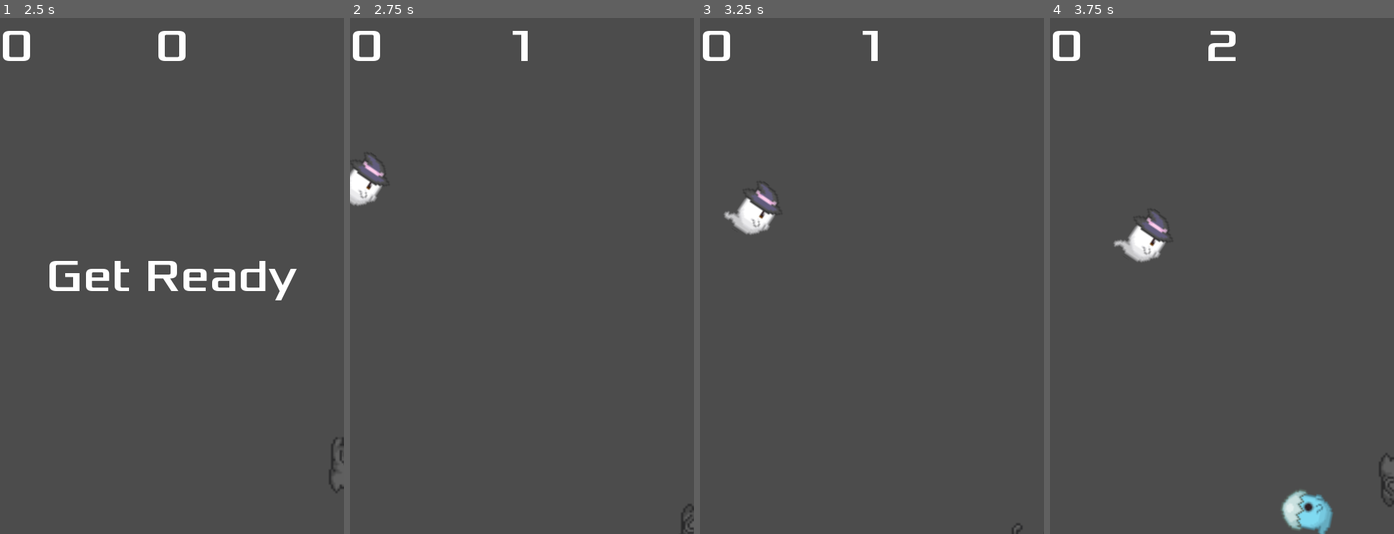
Above: before the commit, frames 1-4 (left to right).
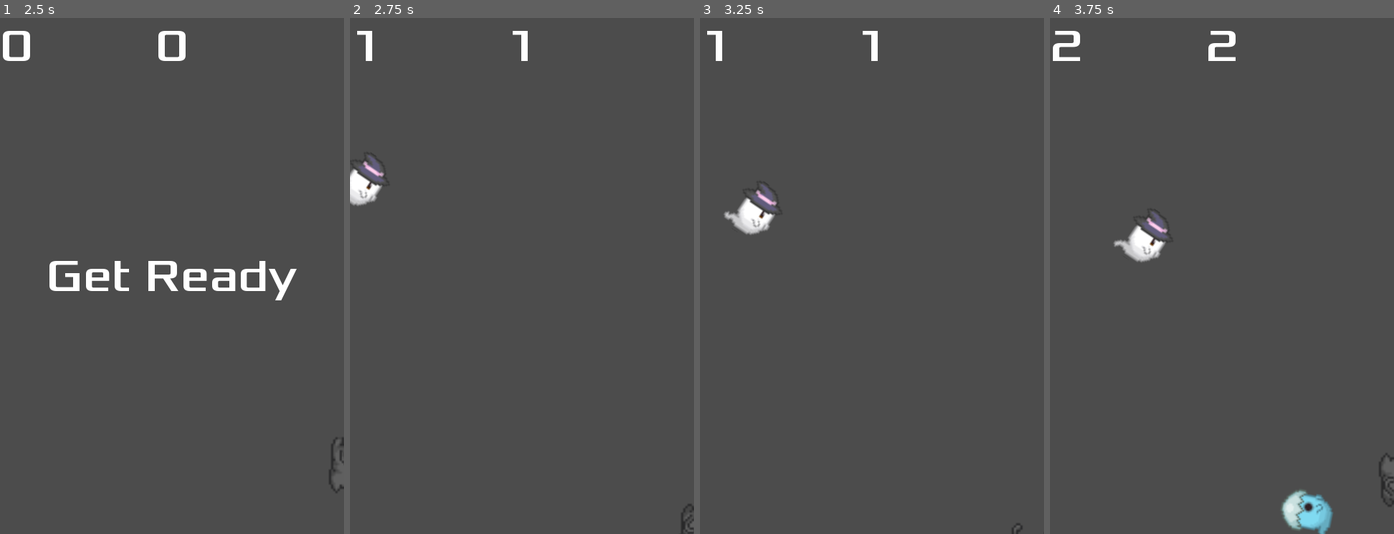
Above: after the commit, the same moments.

Repository: 44351-w22/godot-tutorial-BWeddle
Game: Godot game, scene res://Main.tscn
Two runs of this game, one before a commit and one after it. Both use one fixed random seed, a clock stepped at 60 frames per second and the inputs below.
Inputs:
- Up to frame 1 (2.5 s): click "Start" at 0.5 s; tap Enter at 1.25 s; hold Right (ui_right) 1.28-2.03 s; hold Down (ui_down) from 2.03 s (still down)
- Up to frame 2 (2.75 s): keep holding Down (ui_down)
- Up to frame 3 (3.25 s): release Down (ui_down) at 2.78 s; hold Right (ui_right) from 2.78 s (still down)
- Up to frame 4 (3.75 s): release Right (ui_right) at 3.53 s; hold Up (ui_up) from 3.53 s (still down)

Frame 1 is identical in both runs. In frame 2, 0.3% of the frame differs, in the area x 0-9%, y 2-9%; in frame 3, 0.3%; in frame 4, 0.1%.

Commit message:
High Score

Diff:
--- a/HUD.gd
+++ b/HUD.gd
@@ -24,8 +24,9 @@
 	$StartButton.show()
 
 
-func update_score(score):
+func update_score(score, hiscore):
 	$ScoreLabel.text = str(score)
+	$HighScore.text = str(hiscore)
 
 func _on_StartButton_pressed():
 	$StartButton.hide()
--- a/Main.gd
+++ b/Main.gd
@@ -2,6 +2,7 @@
 
 export (PackedScene) var Mob
 var score
+var hiscore = 0
 
 # Called when the node enters the scene tree for the first time.
 func _ready():
@@ -21,7 +22,7 @@
 	score = 0
 	$Player.start($StartPosition.position)
 	$StartTimer.start()
-	$HUD.update_score(score)
+	$HUD.update_score(score, hiscore)
 	$HUD.show_message("Get Ready")
 	get_tree().call_group("mobs", "queue_free")
 	$Music.play()
@@ -34,7 +35,9 @@
 
 func _on_ScoreTimer_timeout():
 	score += 1
-	$HUD.update_score(score)
+	if score > hiscore:
+		hiscore = score
+	$HUD.update_score(score, hiscore)
 
 
 func _on_MobTimer_timeout():
